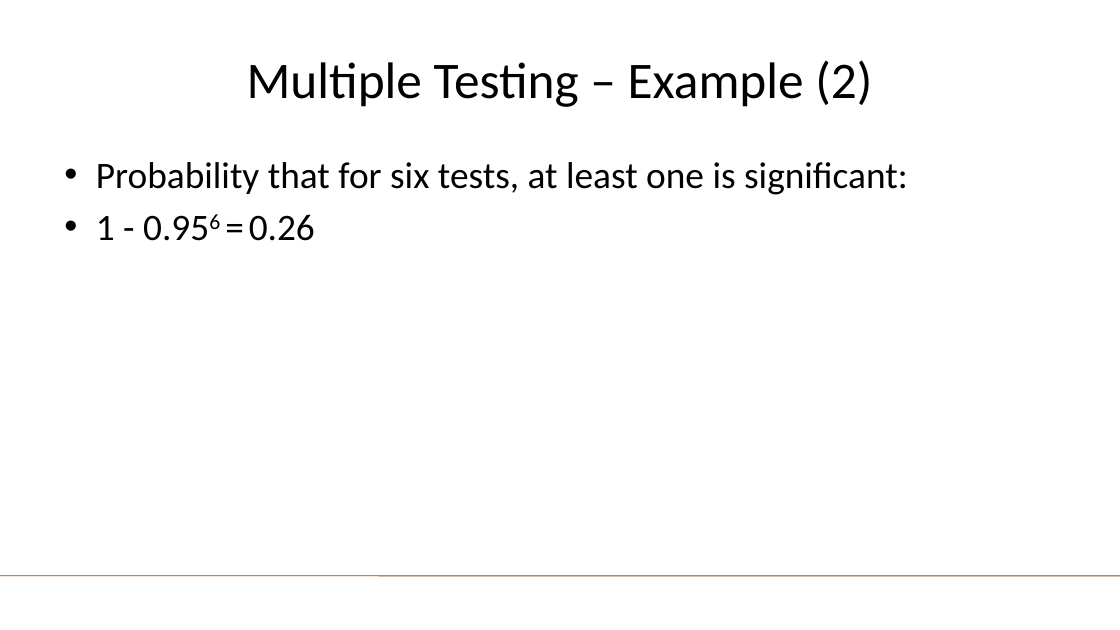
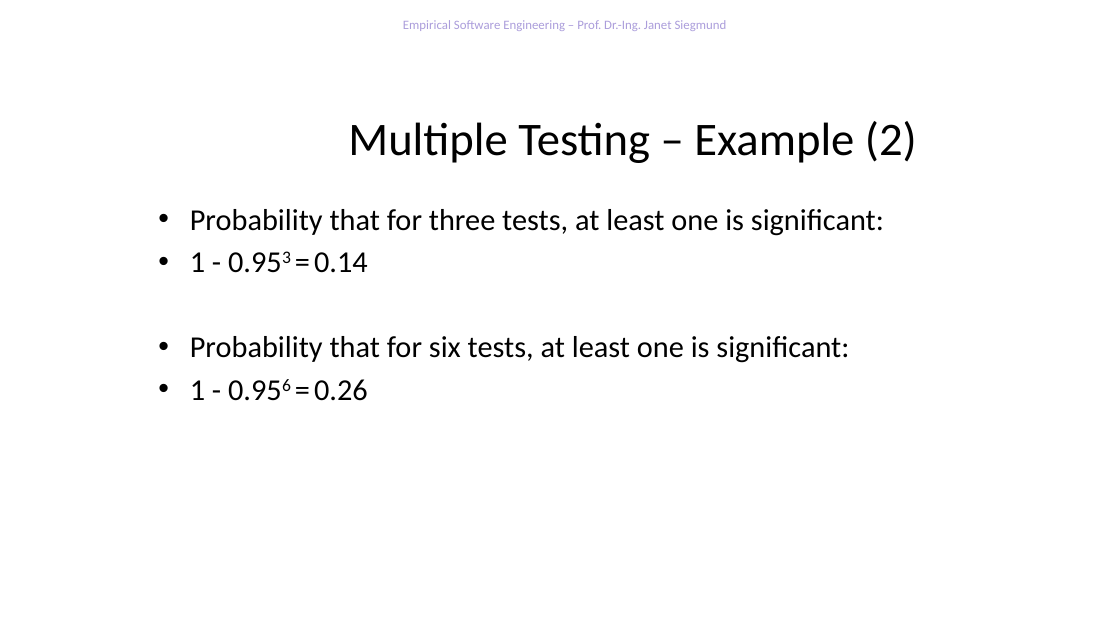
Before and after one commit to feigensp/lehre, a slide deck: slide 19 of ese/WS1920/04_Analysis.pptx (slide 61 before the commit). Drawn at 1120x630 pixels with LibreOffice and Linux fonts; fonts in the diff are those of the drawing; background and template pictures are left out. Boxes give left, top, right and bottom in pixels: in the first picture for what was removed or moved away, otherwise in the second. Text is boxed around its words. In the diff, an @@ line names an element or a change of style, - is before the commit and + after.

```diff
--- a/ese/WS1920/04_Analysis.pptx
+++ b/ese/WS1920/04_Analysis.pptx
@@ text added at box(403, 20, 727, 31), 11 pt, text #AB9DDB @@
+Empirical Software Engineering – Prof. Dr.-Ing. Janet Siegmund
@@ title "Multiple Testing – Example (2)": place and size @@
-title "Multiple Testing – Example (2)" at box(247, 60, 872, 107)
+title "Multiple Testing – Example (2)" at box(348, 121, 917, 163)
@@ title "Multiple Testing – Example (2)" at box(348, 121, 917, 163): size 44 to 40 pt @@
@@ text "Probability that for three tests, ...": place and size @@
-text "Probability that for three tests, ..." at box(96, 162, 908, 241)
+text "Probability that for three tests, ..." at box(190, 209, 884, 401)
@@ text at box(190, 209, 884, 273): paragraphs added @@
+• Probability that for three tests, at least one is significant:
+• 1 - 0.953 = 0.14
@@ text at box(190, 336, 849, 401): size 32 to 26 pt in "Probability that for six tests, at least ...", "1 - 0.956 = 0.26"; less space between paragraphs @@
@@ line removed from (0, 576) to (1120, 576) @@
```
Also in this commit, not shown: 25 other slides changed, 4 slides added, 35 slides removed, 9 other files.
